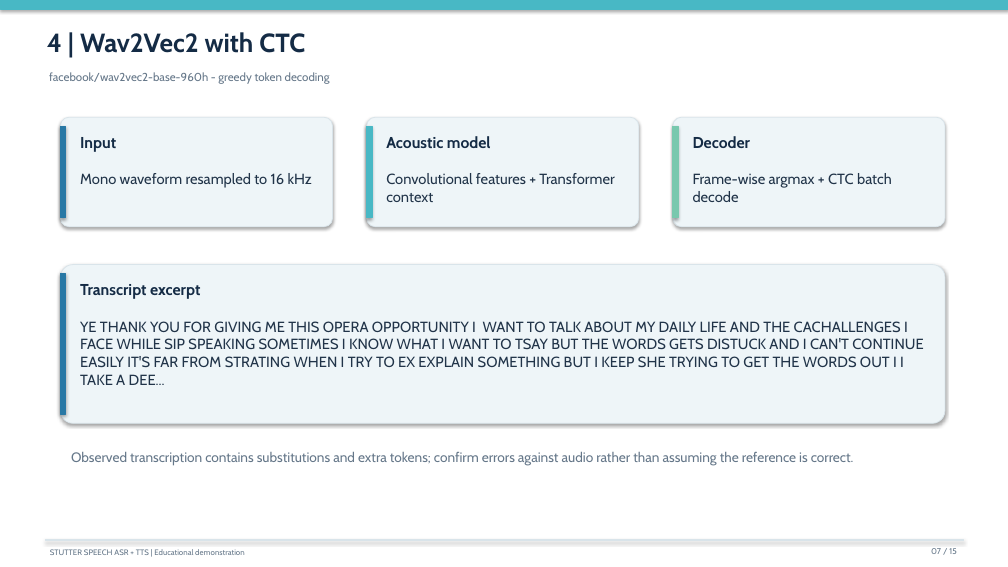
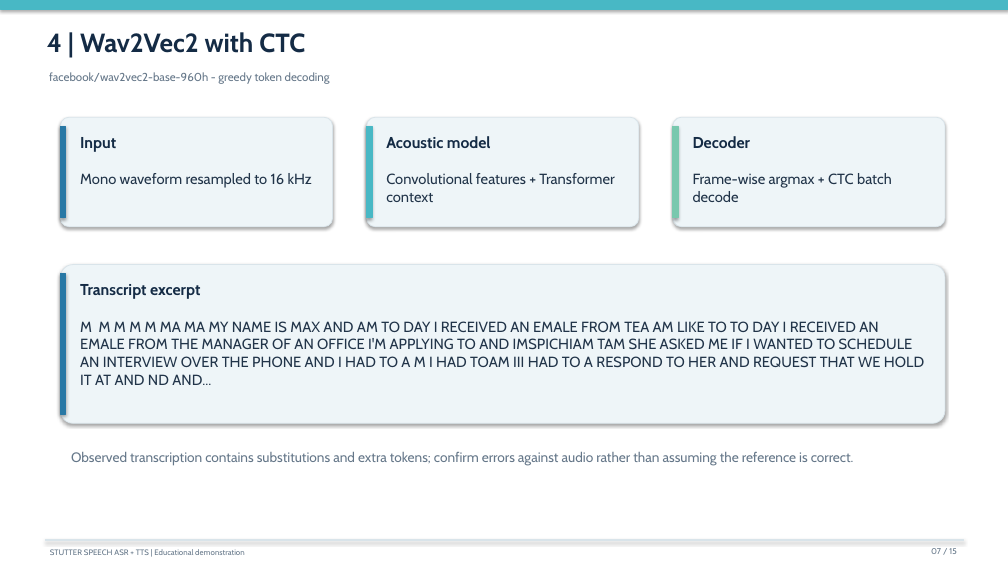
Before and after one commit to ArijitDas2005/stutter-speech-asr-tts, a slide deck: slide 7 of report/project_presentation.pptx. Drawn at 1008x567 pixels with LibreOffice and Linux fonts; fonts in the diff are those of the drawing. Boxes give left, top, right and bottom in pixels: in the first picture for what was removed or moved away, otherwise in the second. Text is boxed around its words. In the diff, an @@ line names an element or a change of style, - is before the commit and + after.

```diff
--- a/report/project_presentation.pptx
+++ b/report/project_presentation.pptx
@@ text at [80, 321, 924, 385]: text changed @@
-YE THANK YOU FOR GIVING ME THIS OPERA OPPORTUNITY I WANT TO TALK ABOUT MY DAILY LIFE AND THE CACHALLENGES I FACE WHILE SIP SPEAKING SOMETIMES I KNOW WHAT I WANT TO TSAY BUT THE WORDS GETS DISTUCK AND I CAN'T CONTINUE EASILY IT'S FAR FROM STRATING WHEN I TRY TO EX EXPLAIN SOMETHING BUT I KEEP SHE TRYING TO GET THE WORDS OUT I I TAKE A DEE...
+M M M M M MA MA MY NAME IS MAX AND AM TO DAY I RECEIVED AN EMALE FROM TEA AM LIKE TO TO DAY I RECEIVED AN EMALE FROM THE MANAGER OF AN OFFICE I'M APPLYING TO AND IMSPICHIAM TAM SHE ASKED ME IF I WANTED TO SCHEDULE AN INTERVIEW OVER THE PHONE AND I HAD TO A M I HAD TOAM III HAD TO A RESPOND TO HER AND REQUEST THAT WE HOLD IT AT AND ND AND...
```
Also in this commit, not shown: 9 other slides changed, 22 other files.
